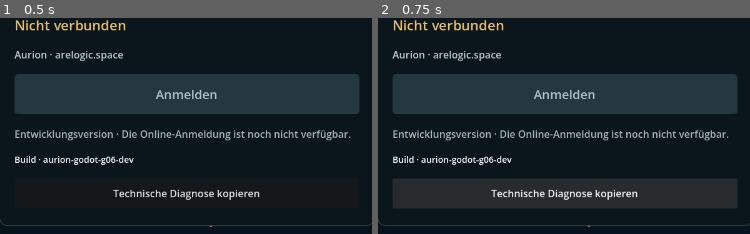
Above: before the commit, frames 1-2 (left to right).
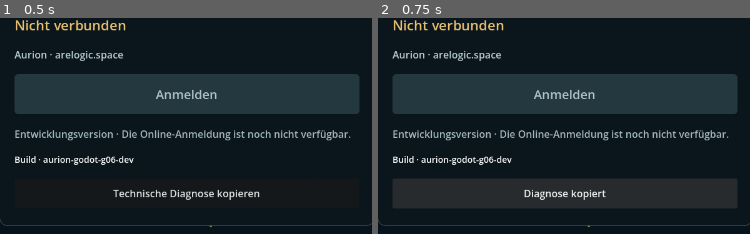
Above: after the commit, the same moments.

Repository: OuroborosCollective/Echoes_of_Aurion
Game: Godot game, scene res://app/main.tscn
The game is run twice, just before and just after one commit, with the same random seed, the same clock (stepped at 60 frames per second) and the same inputs.
Inputs:
- Up to frame 1 (0.5 s): no input
- Up to frame 2 (0.75 s): click "Technische Diagnose kopieren" at 0.5 s
The pictures show only the part of the screen within x 21-71%, y 50-100%; the shares and areas given below are measured in that part.

Frame 1 is identical in both runs. In frame 2, 0.8% of the frame differs, in the area x 30-70%, y 79-85%.
Error before the commit: Parse Error: Assigned value for constant "STANDARD_ASSET" isn't a constant expression. (res://actors/quest_npc_registry.gd:4)

Commit message:
fix(godot/G16): use literal constant for audited standard NPC asset ID

Diff:
--- a/godot-client/actors/quest_npc_registry.gd
+++ b/godot-client/actors/quest_npc_registry.gd
@@ -1,7 +1,7 @@
 extends RefCounted
 ## Static Aurion quest NPC readmodel only: no v5 presence or gameplay authority.
 const STANDARD_SHA := "2f447361e6ba5e6e38d8b38c19b78773a0d62fcf80e771d34f3d94a0e64765cc"
-const STANDARD_ASSET := "glb_" + STANDARD_SHA.substr(0, 48)
+const STANDARD_ASSET := "glb_2f447361e6ba5e6e38d8b38c19b78773a0d62fcf80e771d3"
 const VERSION := "aurion.quest-npc-visuals.v1"
 const PREPARED_VERSION := "aurion.godot-prepared-assets.v1"
 var diagnostic := "npc_not_loaded"
